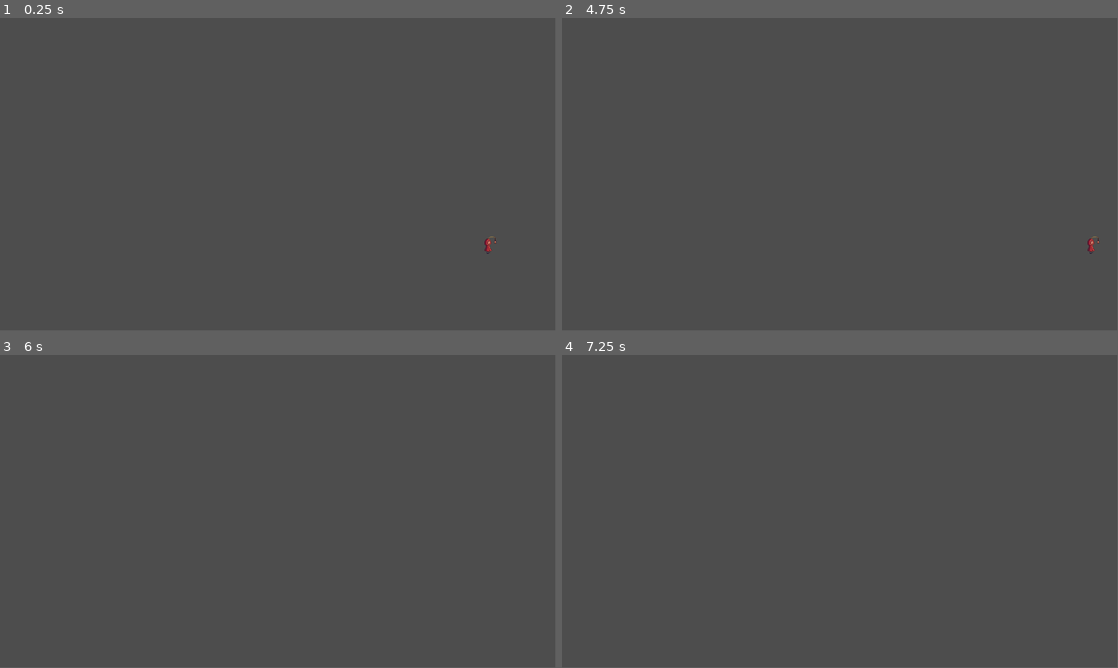
Above: before the commit, frames 1-4 (two rows, left to right).
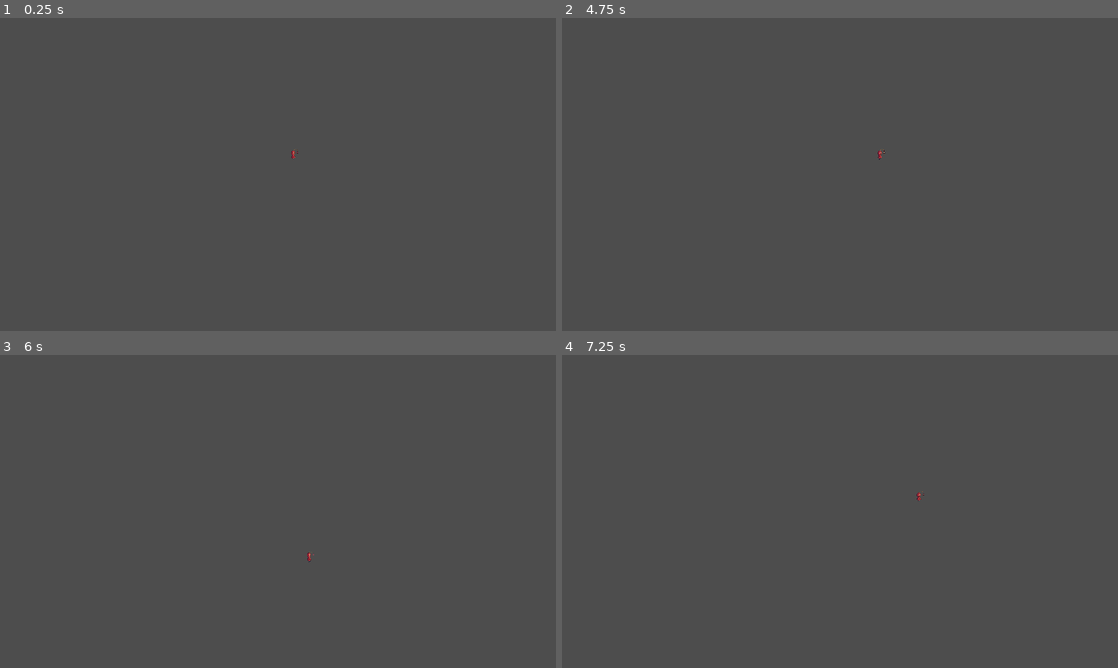
Above: after the commit, the same moments.

Repository: IllinaBurlace/dark-dungeon-re
Game: Godot game, scene res://Scenes/main.tscn
Two runs of this game, one before a commit and one after it. Both use one fixed random seed, a clock stepped at 60 frames per second and the inputs below. Before the commit the project has no main scene; this scene is started directly in both runs.
Inputs:
- Up to frame 1 (0.25 s): no input
- Up to frame 2 (4.75 s): tap Enter at 0.5, 2.75 s; hold D (move_right) 0.53-1.28 s; hold S (move_down) 1.28-2.03 s; tap Space at 2, 4.25 s; hold D (move_right) 2.03-2.78 s; hold W (move_up) 2.78-3.53 s; hold A (move_left) from 3.53 s (still down)
- Up to frame 3 (6 s): release A (move_left) at 5.03 s; hold S (move_down) 5.03-5.78 s; tap Enter at 5.75 s; hold D (move_right) from 5.78 s (still down)
- Up to frame 4 (7.25 s): release D (move_right) at 6.53 s; hold W (move_up) from 6.53 s (still down)
In our replay, the window is 799x449 before the commit and 800x450 after it. These sizes can differ from the game's own. Grey fills any space a smaller window leaves; there, only what the larger window draws over its background counts as a difference.

The runs differ from the first frame. In frame 1, less than 0.1% of the frame differs, in the area x 52-90%, y 42-76%; in frame 2, less than 0.1%, in the area x 56-97%, y 42-76%; in frame 3, less than 0.1%; in frame 4, less than 0.1%.

Commit message:
Changed scaling properties to something more reasonable

Diff:
--- a/project.godot
+++ b/project.godot
@@ -11,8 +11,17 @@
 [application]
 
 config/name="Dark Dungeon RE"
+run/main_scene="uid://4a7pri5p45kw"
 config/features=PackedStringArray("4.5", "GL Compatibility")
 config/icon="res://icon.svg"
+
+[display]
+
+window/size/viewport_width=1920
+window/size/viewport_height=1080
+window/size/mode=3
+window/size/borderless=true
+window/stretch/mode="viewport"
 
 [dotnet]
 
